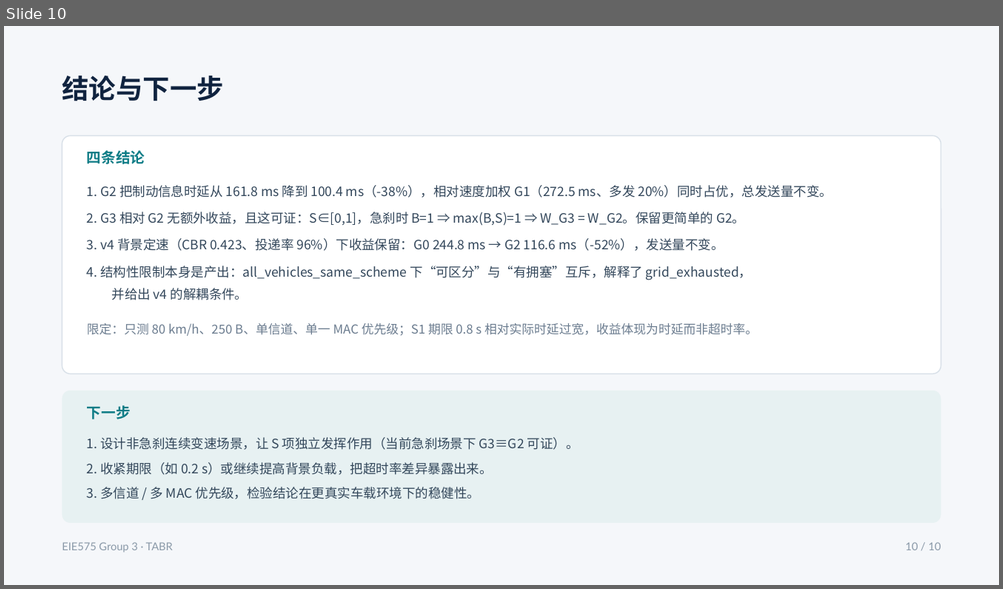
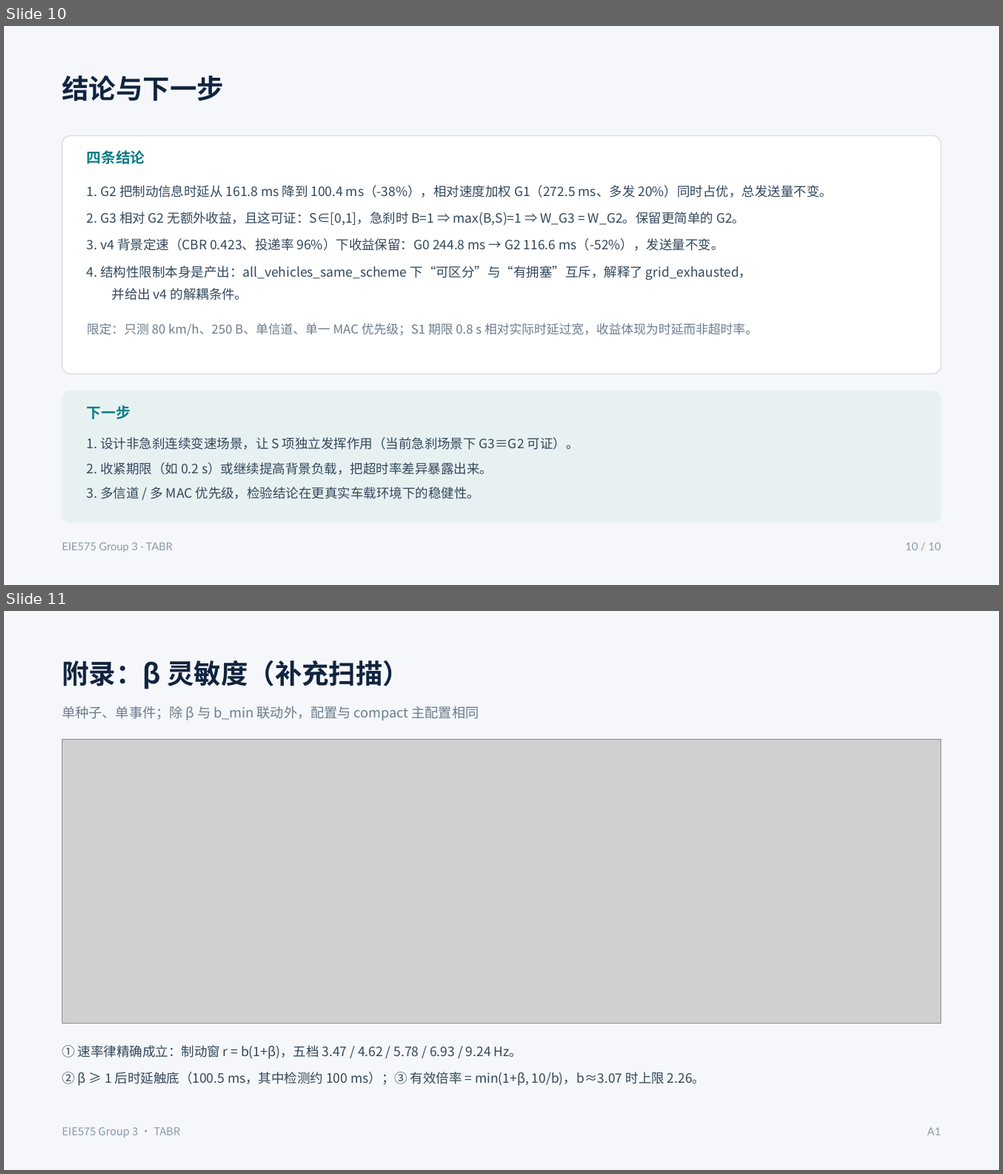
Before and after one commit to han088693-debug/EIE575-Project, a slide deck: TABR_project/docs/deck/EIE575_TABR_deck.pptx. Shown one above the other, each under a label of ours: slide 10 before the commit, slides 10 and 11 after it. The pictures are 1003x589 and 1003x1174 pixels, drawn with LibreOffice and Linux fonts; fonts in the diff are those of the drawing; grey boxes stand for pictures. Boxes give left, top, right and bottom in pixels: in the first picture for what was removed or moved away, otherwise in the second. Text is boxed around its words. In the diff, an @@ line names an element or a change of style, - is before the commit and + after.

```diff
--- a/TABR_project/docs/deck/EIE575_TABR_deck.pptx
+++ b/TABR_project/docs/deck/EIE575_TABR_deck.pptx
@@ slide 11 added at (x1=4, y1=611, x2=999, y2=1170), background #FFFFFF @@
@@ rectangle added at (x1=4, y1=611, x2=999, y2=1170), fill #F5F7FA @@
@@ text added at (x1=62, y1=661, x2=410, y2=689), 26 pt, text #10233F, bold @@
+附录：β 灵敏度（补充扫描）
@@ text added at (x1=62, y1=706, x2=479, y2=721), 13 pt, text #6B7C8F @@
+单种子、单事件；除 β 与 b_min 联动外，配置与 compact 主配置相同
@@ picture added at (x1=62, y1=739, x2=941, y2=1024) @@
@@ text added at (x1=62, y1=1045, x2=523, y2=1059), 12.5 pt, text #33475B @@
+① 速率律精确成立：制动窗 r = b(1+β)，五档 3.47 / 4.62 / 5.78 / 6.93 / 9.24 Hz。
@@ text added at (x1=62, y1=1072, x2=705, y2=1086), 12.5 pt, text #33475B @@
+② β ≥ 1 后时延触底（100.5 ms，其中检测约 100 ms）；③ 有效倍率 = min(1+β, 10/b)，b≈3.07 时上限 2.26。
@@ text added at (x1=62, y1=1128, x2=180, y2=1138), 10.5 pt, text #8A99A8 @@
+EIE575 Group 3 · TABR
@@ text added at (x1=927, y1=1128, x2=940, y2=1136), 10.5 pt, text #8A99A8 @@
+A1
```
Also in this commit, not shown: 1 other slide added, 9 other files.
